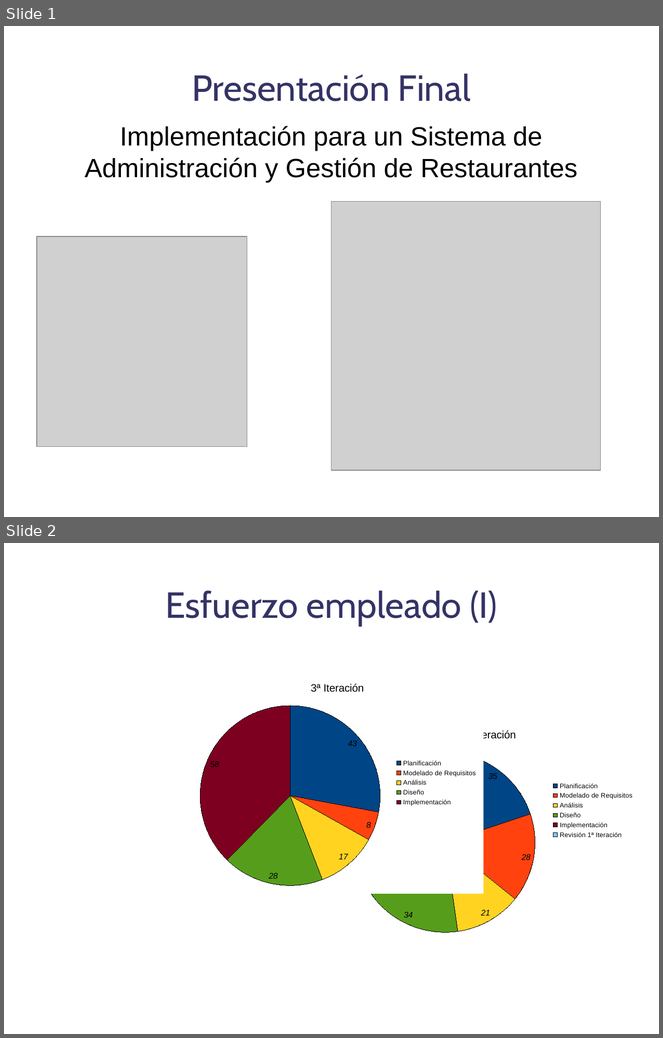
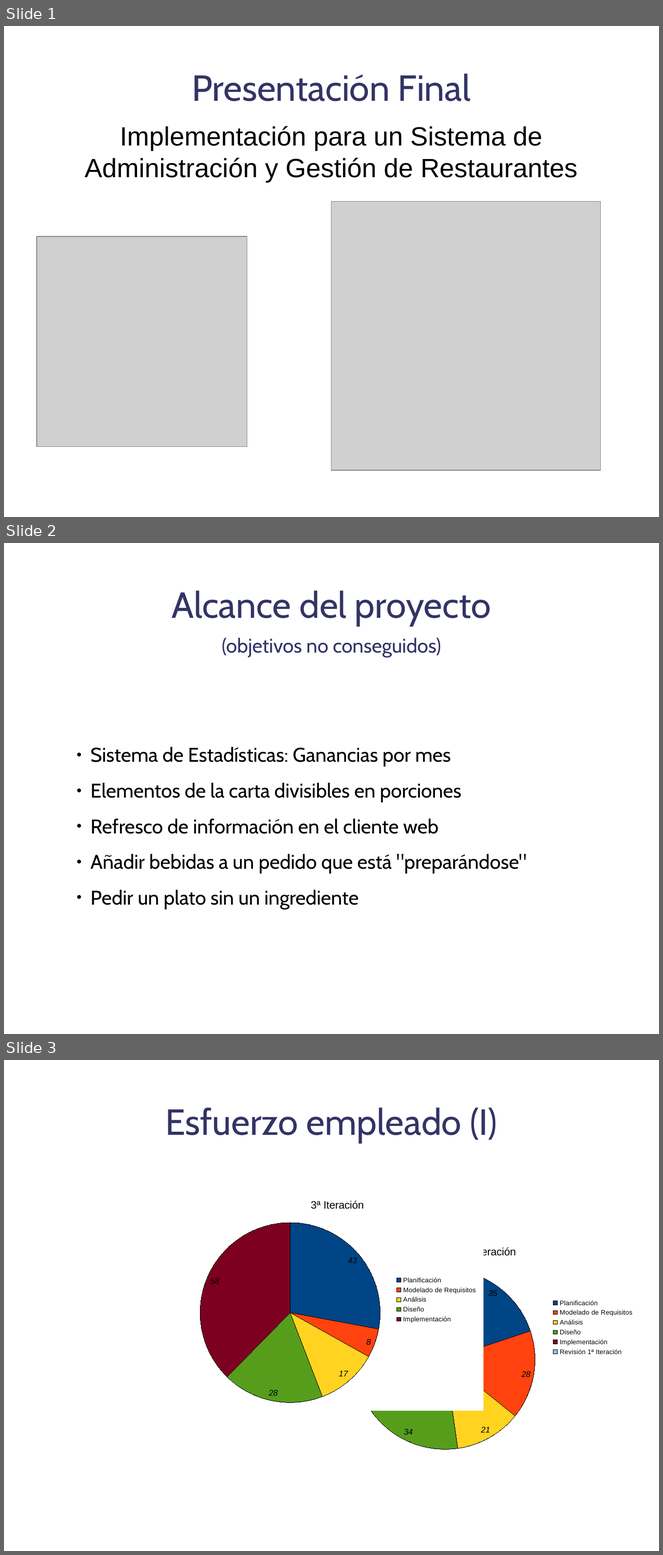
Before and after one commit to danoco78/touchteam, a slide deck: 3_iteracion/Planificacion/Presentacion Final.odp. Shown one above the other, each under a label of ours: slides 1 and 2 before the commit, slides 1, 2 and 3 after it. The pictures are 663x1038 and 663x1555 pixels, drawn with LibreOffice and Linux fonts; fonts in the diff are those of the drawing; grey boxes stand for pictures; background and template pictures are left out. Boxes give left, top, right and bottom in pixels: in the first picture for what was removed or moved away, otherwise in the second. Text is boxed around its words. In the diff, an @@ line names an element or a change of style, - is before the commit and + after.

Commit message:
Actualizada Presentacion Final

```diff
--- a/3_iteracion/Planificacion/Presentacion Final.odp
+++ b/3_iteracion/Planificacion/Presentacion Final.odp
@@ slide 2 added at (4,543,659,1034), background picture (left out) @@
@@ title added at (172,590,491,626), 44 pt, text #333366 @@
+Alcance del proyecto
@@ subtitle added at (222,638,441,657), 24 pt, text #333366 @@
+(objetivos no conseguidos)
@@ text added at (90,747,527,909), 24 pt, text #000000 @@
+  ● Sistema de Estadísticas: Ganancias por mes
+  ● Elementos de la carta divisibles en porciones
+  ● Refresco de información en el cliente web
+  ● Añadir bebidas a un pedido que está "preparándose"
+  ● Pedir un plato sin un ingrediente
@@ what was slide 2 is now slide 3 @@
```
